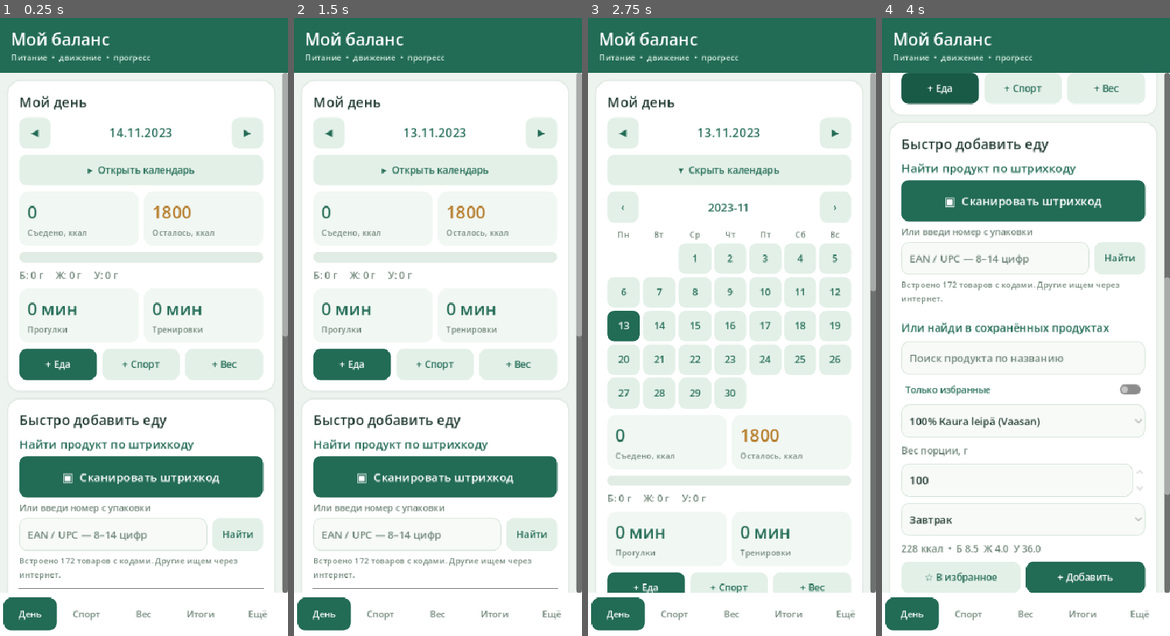
Above: before the commit, frames 1-4 (left to right).
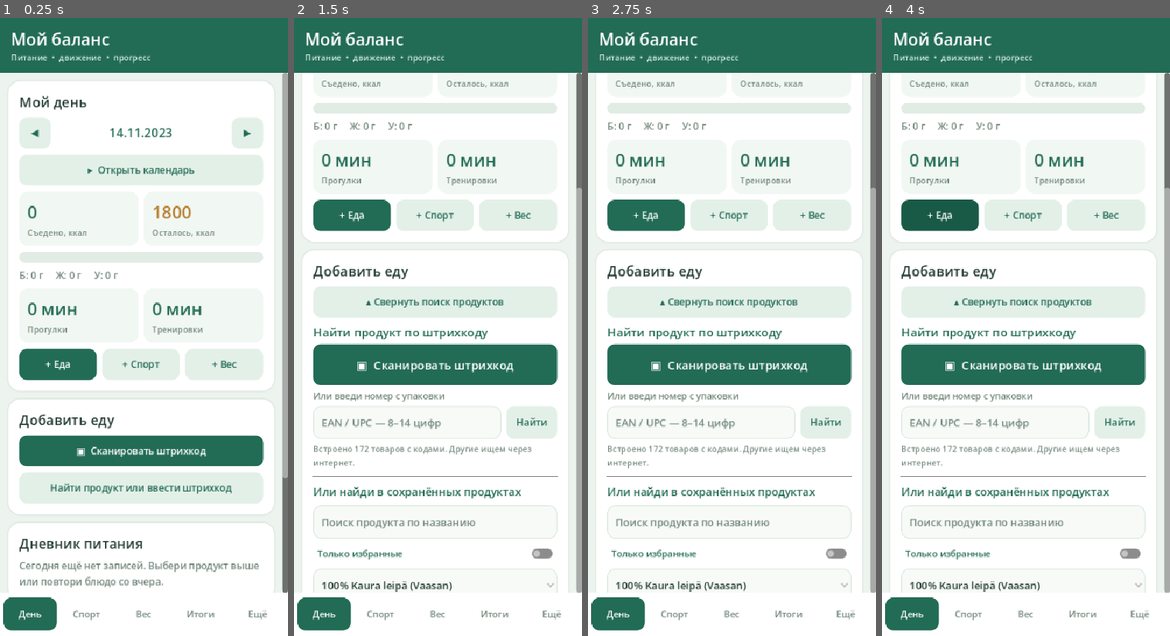
Above: after the commit, the same moments.

Repository: Domenklay/My_balance
Game: Godot game, scene res://main.tscn
Two runs of this game, one before a commit and one after it. Both use one fixed random seed, a clock stepped at 60 frames per second and the inputs below.
Inputs (mouse positions are in pixels of both pictures, inside the frame that each line leads up to):
- Up to frame 1 (0.25 s): no input
- Up to frame 2 (1.5 s): click (435, 487) at 0.5 s, where only the run after the commit has a clickable "Найти продукт или ввести штри…"; click (328, 135) at 1.25 s, where only the run before the commit has a clickable "◀"
- Up to frame 3 (2.75 s): click "▸ Открыть календарь" at 2 s
- Up to frame 4 (4 s): click (1129, 135) at 2.75 s, where only the run before the commit has a clickable "▶"; click "+ Еда" at 3.5 s

The runs differ from the first frame. In frame 1, 12% of the frame differs, in the area x 2-100%, y 51-93%; in frame 2, 26%; in frame 3, 29%; in frame 4, 31%, in the area x 2-100%, y 8-93%.

Commit message:
v0.5.10 preserve scroll across rerenders and shorten food entry section without hiding scanner

Diff:
--- a/godot/src/main.gd
+++ b/godot/src/main.gd
@@ -23,6 +23,11 @@
 var food_entry_card: VBoxContainer
 var note_save_timer: Timer
 var calendar_expanded: bool = false
+var food_form_expanded: bool = false
+var settings_page: String = "main"
+var _rendered_view: String = ""
+var _scroll_memory: Dictionary = {}
+var _render_serial: int = 0
 var tab_buttons: Dictionary = {}
 var barcode_http: HTTPRequest
 var catalog_http: HTTPRequest
@@ -397,7 +402,29 @@
     _label(inner, value, 25, tone)
     _label(inner, caption, 12, MUTED)
 
-func _render() -> void:
+func _view_key() -> String:
+    return "settings:" + settings_page if tab == "settings" else tab
+
+func _restore_scroll_position(key: String, serial: int, position: int) -> void:
+    if serial != _render_serial or key != _view_key() or not is_instance_valid(scroll):
+        return
+    var bar = scroll.get_v_scroll_bar()
+    var limit = maxi(0, roundi(bar.max_value - bar.page))
+    scroll.scroll_vertical = clampi(position, 0, limit)
+
+func _render(reset_position: bool = false) -> void:
+    # Preserve scroll state whenever cards are rebuilt after saving or edits.
+    # Each tab and the separate own-products screen keep independent offsets.
+    var old_key = _rendered_view
+    if not old_key.is_empty() and is_instance_valid(scroll):
+        _scroll_memory[old_key] = scroll.scroll_vertical
+    var new_key = _view_key()
+    var desired = 0 if reset_position else int(_scroll_memory.get(new_key, 0))
+    if reset_position:
+        _scroll_memory[new_key] = 0
+    _rendered_view = new_key
+    _render_serial += 1
+    var current_serial = _render_serial
     _update_tabs()
     for child in body.get_children():
         body.remove_child(child)
@@ -408,7 +435,9 @@
         "weight": _show_weight()
         "stats": _show_stats()
         "settings": _show_settings()
-    scroll.scroll_vertical = 0
+    scroll.scroll_vertical = desired
+    call_deferred("_restore_scroll_position", new_key, current_serial, desired)
+
 
 func _date_nav(parent: Node) -> void:
     var r = _row(parent)
@@ -507,9 +536,28 @@
     _button(shortcuts, "+ Спорт", func(): tab = "activity"; _render(), true)
     _button(shortcuts, "+ Вес", func(): tab = "weight"; _render(), true)
 
-    var add = _card("Быстро добавить еду")
+    var add = _card("Добавить еду")
     food_entry_card = add
-    _food_form(add)
+    if food_form_expanded:
+        _button(add, "▴ Свернуть поиск продуктов", func():
+            food_form_expanded = false
+            _render()
+        , true)
+        _food_form(add)
+    else:
+        _button(add, "▣  Сканировать штрихкод", func():
+            if barcode_scanner != null:
+                barcode_scanner.scanBarcode()
+            else:
+                food_form_expanded = true
+                _render()
+                call_deferred("_jump_to_food")
+        )
+        _button(add, "Найти продукт или ввести штрихкод", func():
+            food_form_expanded = true
+            _render()
+            call_deferred("_jump_to_food")
+        , true)
 
     var foods = _card("Дневник питания")
     diary_food_card = foods
